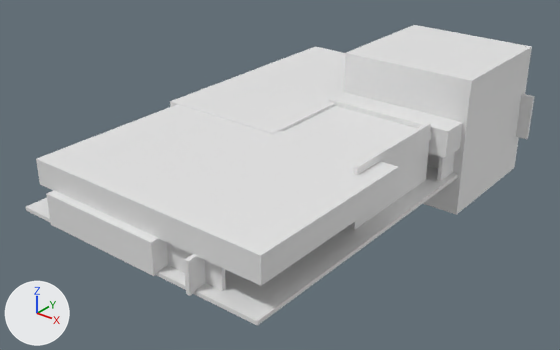
Renders of the OBJ model Assets/Hitboxes/Level_2_Map.obj from each side of a commit.
Before and after are seen from a camera (50 mm lens) standing at (21.7, -30.0, 27.0) and looking at (-0.9, -1.7, 9.5). Lighting does not change. The marker at lower left points along +X, +Y and +Z. Where no turn or scale is listed for an object, it has been applied to the vertices. Vertices at the same position are counted once.

In view in the first picture: 'Level_2_Map'.
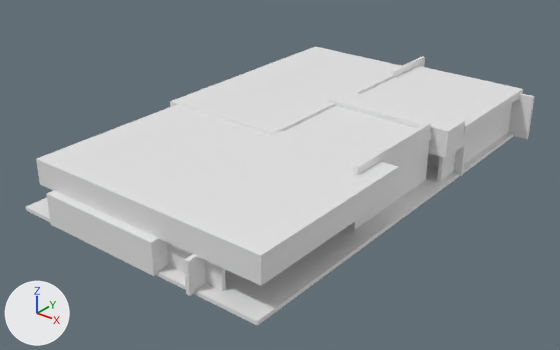
Where the change shows, as pixel boxes (x1, y1, x2, y2) in the pictures (560 x 350 px):
```json
{"object": "Level_2_Map", "change": "reshaped", "before": [26, 25, 535, 326], "after": [26, 46, 535, 326], "on screen": "7% shorter"}
{"part": 1, "of": "me_level_2_map", "change": "deleted", "before": [344, 25, 532, 215]}
```

Scene script edits in JSON lines:
```json
{"block": "me_level_2_map", "where": "# used by ob_level_2_map; location = (0.0, 0.0, 0.0)"}
{"op": "remove", "block": "me_level_2_map", "code": "me_level_2_map.from_pydata(...)  # 1628 vertices, 1948 faces, 352 loose edges; spans x -7.9..7.2, y -12.5..11.9, z 7.3..14.7"}
{"op": "add", "block": "me_level_2_map", "code": "me_level_2_map.from_pydata(...)  # 560 vertices, 842 faces; spans x -7.9..7.2, y -12.5..11.9, z 9.4..12.7"}
{"block": "me_level_2_map", "change": "me_level_2_map part 1: 75 loose pieces with 716 vertices, spanning x -7.0..6.6, y -1.9..11.2, z 7.3..14.7, are deleted"}
```
